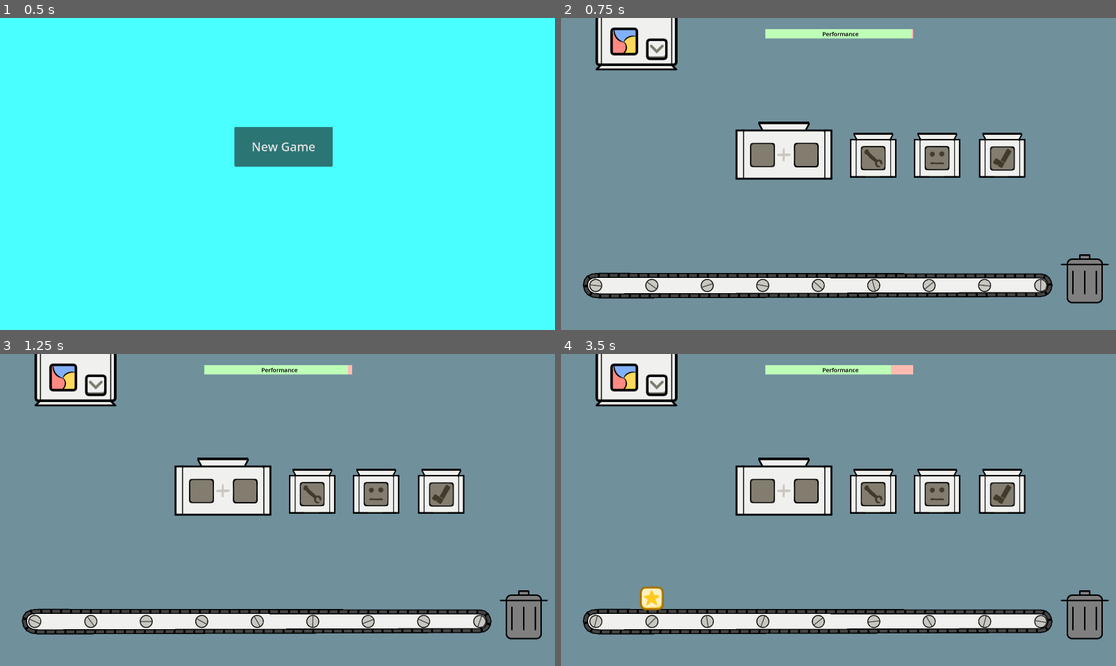
Above: before the commit, frames 1-4 (two rows, left to right).
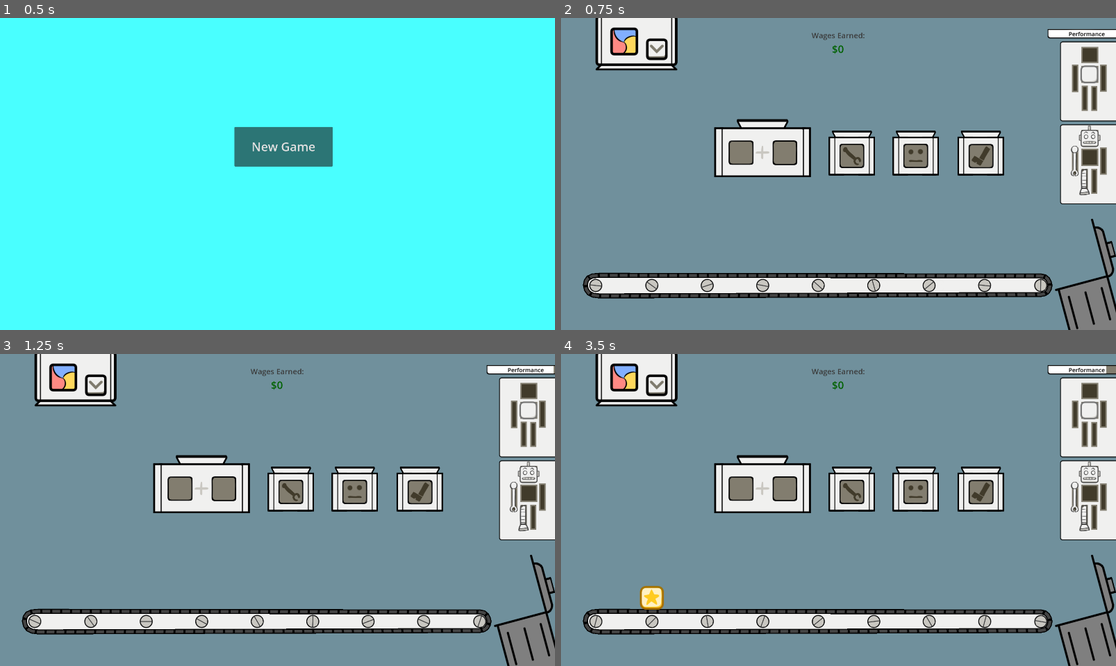
Above: after the commit, the same moments.

Repository: deejai/GodotWildJam53
Game: Godot game, scene res://Main/MainMenu.tscn
Same seed, same stepped clock (60 frames per second), same inputs: the game is played once before the commit and once after it.
Inputs (mouse positions are in pixels of both pictures, inside the frame that each line leads up to):
- Up to frame 1 (0.5 s): no input
- Up to frame 2 (0.75 s): click "New Game" at 0.5 s
- Up to frame 3 (1.25 s): no input
- Up to frame 4 (3.5 s): move the mouse to (960, 494) at 1.27 s; click (960, 494) at 1.42 s; tap Enter at 2 s; move the mouse to (727, 525) at 2.02 s; click (727, 525) at 2.17 s; move the mouse to (894, 441) at 2.77 s; click (894, 441) at 2.92 s

Frame 1 is identical in both runs. In frame 2, 16% of the frame differs, in the area x 27-100%, y 3-100%; in frame 3, 16%; in frame 4, 16%, in the area x 14-100%, y 3-100%.
Error in both runs: Invalid assignment of property or key 'playback_speed' with value of type 'float' on a base object of type 'AnimationPlayer'. (res://Main/Factory/ConveyorBelt/…

Commit message:
bunch of ui hooked up

Diff:
--- a/Main/Factory/ConveyorBelt/ConveyorBelt.tscn
+++ b/Main/Factory/ConveyorBelt/ConveyorBelt.tscn
@@ -1,4 +1,4 @@
-[gd_scene load_steps=11 format=3]
+[gd_scene load_steps=11 format=3 uid="uid://sdw3i0pl6i41"]
 
 [ext_resource type="Script" path="res://Main/Factory/ConveyorBelt/ConveyorBelt.gd" id="1_ib2k1"]
 [ext_resource type="Texture2D" uid="uid://dr5cob3rc7ui0" path="res://Main/Factory/ConveyorBelt/images/base.png" id="2_dhsgl"]
@@ -10,8 +10,9 @@
 shader = ExtResource("3_5rlkc")
 shader_parameter/offset = 0.0
 
-[sub_resource type="RectangleShape2D" id="RectangleShape2D_tqfym"]
-size = Vector2(1706, 86)
+[sub_resource type="CapsuleShape2D" id="CapsuleShape2D_vag4a"]
+radius = 45.0
+height = 1702.0
 
 [sub_resource type="Animation" id="Animation_pgw7x"]
 length = 0.001
@@ -321,7 +322,9 @@
 texture_mode = 1
 
 [node name="CollisionShape2D" type="CollisionShape2D" parent="."]
-shape = SubResource("RectangleShape2D_tqfym")
+position = Vector2(-3, 0)
+rotation = 1.57079
+shape = SubResource("CapsuleShape2D_vag4a")
 
 [node name="AnimationPlayer" type="AnimationPlayer" parent="."]
 autoplay = "active"
--- a/Main/Factory/Factory.gd
+++ b/Main/Factory/Factory.gd
@@ -71,11 +71,11 @@
 						grabbed_box.disable_gravity()
 						break
 			elif grabbed_box and !event.pressed:
-				if grabbed_box and !combiner_box1 and $CombinerRect1.get_global_rect().has_point(get_global_mouse_position()):
-					grabbed_box.snap_to($CombinerRect1.position + $CombinerRect1.size/2)
+				if grabbed_box and !combiner_box1 and $Combiner/Rect1.get_global_rect().has_point(get_global_mouse_position()):
+					grabbed_box.snap_to($Combiner/Rect1.position + $Combiner/Rect1.size/2)
 					combiner_box1 = grabbed_box
-				elif grabbed_box and !combiner_box2 and $CombinerRect2.get_global_rect().has_point(get_global_mouse_position()):
-					grabbed_box.snap_to($CombinerRect2.position + $CombinerRect2.size/2)
+				elif grabbed_box and !combiner_box2 and $Combiner/Rect2.get_global_rect().has_point(get_global_mouse_position()):
+					grabbed_box.snap_to($Combiner/Rect2.position + $Combiner/Rect2.size/2)
 					combiner_box2 = grabbed_box
 				elif grabbed_box and $HeadMaker.get_global_rect().has_point(get_global_mouse_position()):
 					grabbed_box.queue_free()
--- a/Main/Factory/Factory.tscn
+++ b/Main/Factory/Factory.tscn
@@ -6,10 +6,17 @@
 [ext_resource type="Texture2D" uid="uid://bs08phxdjf6ql" path="res://Assets/Combiner.png" id="4_ua00q"]
 [ext_resource type="Texture2D" uid="uid://c5ihnke3tudau" path="res://Assets/HeadMaker.png" id="5_8g3tn"]
 [ext_resource type="Texture2D" uid="uid://n3lmjmjt1lwm" path="res://Assets/LegMaker.png" id="6_lrvnr"]
-[ext_resource type="PackedScene" path="res://Main/Factory/ConveyorBelt/ConveyorBelt.tscn" id="7_vb6dy"]
+[ext_resource type="PackedScene" uid="uid://sdw3i0pl6i41" path="res://Main/Factory/ConveyorBelt/ConveyorBelt.tscn" id="7_vb6dy"]
 [ext_resource type="AudioStream" uid="uid://42qp48e14f3f" path="res://Assets/Sound/Music/main_theme.wav" id="8_xbghj"]
 [ext_resource type="Texture2D" uid="uid://m53a3gof5jyv" path="res://Assets/trash.png" id="9_48jpm"]
 [ext_resource type="AudioStream" uid="uid://cp4dteyv88xr" path="res://Assets/Conveyer Belt Ambient Loop.wav" id="9_vb24g"]
+[ext_resource type="Texture2D" uid="uid://pk1wcvu8fv0t" path="res://Assets/RightPanel/RobotPanel.png" id="11_cbc8v"]
+[ext_resource type="Texture2D" uid="uid://b2oercvspehsl" path="res://Assets/RightPanel/PanelProgressBar_empty.png" id="11_w12p7"]
+[ext_resource type="PackedScene" uid="uid://c3krvxbhafqms" path="res://Main/Factory/RobotComponents/Arm.tscn" id="12_fpyrt"]
+[ext_resource type="Texture2D" uid="uid://btlju8sm7p2xh" path="res://Assets/RightPanel/PanelProgressBar_full.png" id="12_tg4hy"]
+[ext_resource type="PackedScene" uid="uid://c1wxvf0y7q5pk" path="res://Main/Factory/RobotComponents/Head.tscn" id="13_hk7qe"]
+[ext_resource type="PackedScene" uid="uid://mag2xhr64h26" path="res://Main/Factory/RobotComponents/Leg.tscn" id="14_150uc"]
+[ext_resource type="PackedScene" uid="uid://cefeg0nvh6c5s" path="res://Main/Factory/RobotComponents/Body.tscn" id="17_v8rii"]
 
 [sub_resource type="SegmentShape2D" id="SegmentShape2D_wejcf"]
 a = Vector2(-49, -16)
@@ -23,30 +30,22 @@
 
 [sub_resource type="SegmentShape2D" id="SegmentShape2D_pcu7y"]
 a = Vector2(0, -443)
-b = Vector2(0, 364)
+b = Vector2(-1, 427)
 
 [sub_resource type="SegmentShape2D" id="SegmentShape2D_2qqv7"]
 a = Vector2(-938, -1)
 b = Vector2(794, -1)
 
+[sub_resource type="CapsuleShape2D" id="CapsuleShape2D_b67tu"]
+radius = 16.7489
+height = 490.183
+
+[sub_resource type="CapsuleShape2D" id="CapsuleShape2D_fbbo6"]
+radius = 22.0266
+height = 303.033
+
 [sub_resource type="RectangleShape2D" id="RectangleShape2D_bknhg"]
-size = Vector2(33.2072, 1482.1)
-
-[sub_resource type="Gradient" id="Gradient_qt1x8"]
-offsets = PackedFloat32Array(0)
-colors = PackedColorArray(1, 0.734185, 0.691036, 1)
-
-[sub_resource type="GradientTexture2D" id="GradientTexture2D_fmv74"]
-gradient = SubResource("Gradient_qt1x8")
-repeat = 1
-
-[sub_resource type="Gradient" id="Gradient_2iqte"]
-offsets = PackedFloat32Array(0)
-colors = PackedColorArray(0.748861, 1, 0.725282, 1)
-
-[sub_resource type="GradientTexture2D" id="GradientTexture2D_kli34"]
-gradient = SubResource("Gradient_2iqte")
-repeat = 1
+size = Vector2(52.6661, 185.292)
 
 [node name="Game" type="Node2D"]
 script = ExtResource("1_gfdr1")
@@ -63,7 +62,7 @@
 shape = SubResource("SegmentShape2D_wejcf")
 
 [node name="CollisionShape2D" type="CollisionShape2D" parent="StaticBody2D"]
-position = Vector2(890, 0)
+position = Vector2(1866, 0)
 shape = SubResource("WorldBoundaryShape2D_dm87u")
 
 [node name="CollisionShape2D2" type="CollisionShape2D" parent="StaticBody2D"]
@@ -71,12 +70,22 @@
 shape = SubResource("WorldBoundaryShape2D_6ythu")
 
 [node name="CollisionShape2D3" type="CollisionShape2D" parent="StaticBody2D"]
-position = Vector2(1920, 446)
+position = Vector2(1885, 443)
 shape = SubResource("SegmentShape2D_pcu7y")
 
 [node name="CollisionShape2D5" type="CollisionShape2D" parent="StaticBody2D"]
 position = Vector2(939, 1080)
 shape = SubResource("SegmentShape2D_2qqv7")
+
+[node name="CollisionShape2D6" type="CollisionShape2D" parent="StaticBody2D"]
+position = Vector2(1911, 925)
+rotation = -0.261799
+shape = SubResource("CapsuleShape2D_b67tu")
+
+[node name="CollisionShape2D7" type="CollisionShape2D" parent="StaticBody2D"]
+position = Vector2(1743, 1080)
+rotation = -0.261799
+shape = SubResource("CapsuleShape2D_fbbo6")
 
 [node name="BoxChute" type="TextureRect" parent="."]
 z_index = 100
@@ -86,33 +95,45 @@
 texture = ExtResource("2_xe1j2")
 
 [node name="Combiner" type="TextureRect" parent="."]
-offset_left = 603.0
-offset_top = 358.0
-offset_right = 939.0
-offset_bottom = 560.0
+offset_left = 529.0
+offset_top = 350.0
+offset_right = 865.0
+offset_bottom = 552.0
 texture = ExtResource("4_ua00q")
 
+[node name="Rect1" type="TextureRect" parent="Combiner"]
+offset_left = 53.0
+offset_top = 76.0
+offset_right = 135.0
+offset_bottom = 156.0
+
+[node name="Rect2" type="TextureRect" parent="Combiner"]
+offset_left = 205.0
+offset_top = 76.0
+offset_right = 286.0
+offset_bottom = 157.0
+
 [node name="ArmMaker" type="TextureRect" parent="."]
-offset_left = 999.0
-offset_top = 397.0
-offset_right = 1161.0
-offset_bottom = 553.0
+offset_left = 925.0
+offset_top = 389.0
+offset_right = 1087.0
+offset_bottom = 545.0
 size_flags_horizontal = 4
 texture = ExtResource("3_g8g88")
 
 [node name="HeadMaker" type="TextureRect" parent="."]
-offset_left = 1220.0
-offset_top = 397.0
-offset_right = 1382.0
-offset_bottom = 553.0
+offset_left = 1146.0
+offset_top = 389.0
+offset_right = 1308.0
+offset_bottom = 545.0
 size_flags_horizontal = 4
 texture = ExtResource("5_8g3tn")
 
 [node name="LegMaker" type="TextureRect" parent="."]
-offset_left = 1445.0
-offset_top = 397.0
-offset_right = 1607.0
-offset_bottom = 553.0
+offset_left = 1371.0
+offset_top = 389.0
+offset_right = 1533.0
+offset_bottom = 545.0
 size_flags_horizontal = 4
 texture = ExtResource("6_lrvnr")
 
@@ -128,48 +149,97 @@
 stream = ExtResource("8_xbghj")
 volume_db = -8.0
 
-[node name="CombinerRect1" type="TextureRect" parent="."]
-offset_left = 656.0
-offset_top = 434.0
-offset_right = 738.0
-offset_bottom = 514.0
-
-[node name="CombinerRect2" type="TextureRect" parent="."]
-offset_left = 808.0
-offset_top = 434.0
-offset_right = 889.0
-offset_bottom = 515.0
-
 [node name="Area2D" type="Area2D" parent="."]
 position = Vector2(1812, 903)
 
 [node name="Sprite2D" type="Sprite2D" parent="Area2D"]
+z_index = 50
+position = Vector2(9.00006, 3.99998)
+rotation = -0.261799
+scale = Vector2(1.45244, 1.45251)
 texture = ExtResource("9_48jpm")
 
 [node name="CollisionShape2D" type="CollisionShape2D" parent="Area2D"]
-position = Vector2(186, 167)
-rotation = 0.785397
+position = Vector2(55.567, 239.92)
+rotation = 1.309
 shape = SubResource("RectangleShape2D_bknhg")
+debug_color = Color(0.811765, 0.333333, 0.615686, 0.419608)
+
+[node name="ScoreLabel" type="Label" parent="."]
+offset_left = 890.0
+offset_top = 81.0
+offset_right = 1026.0
+offset_bottom = 134.0
+theme_override_colors/font_color = Color(0, 0.384314, 0, 1)
+theme_override_font_sizes/font_size = 36
+text = "$0"
+horizontal_alignment = 1
+vertical_alignment = 1
+
+[node name="ScoreLabelHeader" type="Label" parent="."]
+offset_left = 867.0
+offset_top = 39.0
+offset_right = 1052.0
+offset_bottom = 81.0
+theme_override_colors/font_color = Color(0.231373, 0.231373, 0.231373, 1)
+theme_override_font_sizes/font_size = 26
+text = "Wages Earned:"
+horizontal_alignment = 1
+vertical_alignment = 1
 
 [node name="HealthUI" type="Node2D" parent="."]
-position = Vector2(707, 39)
+position = Vector2(1683, 39)
 
 [node name="TextureProgressBar" type="TextureProgressBar" parent="HealthUI"]
 offset_right = 64.0
 offset_bottom = 64.0
-scale = Vector2(8, 0.5)
 value = 100.0
-texture_under = SubResource("GradientTexture2D_fmv74")
-texture_progress = SubResource("GradientTexture2D_kli34")
+texture_under = ExtResource("11_w12p7")
+texture_progress = ExtResource("12_tg4hy")
+metadata/_edit_use_anchors_ = true
 
 [node name="Label" type="Label" parent="HealthUI"]
-offset_left = 197.0
-offset_right = 317.0
+offset_left = 73.0
+offset_right = 199.0
 offset_bottom = 32.0
 theme_override_colors/font_color = Color(0, 0, 0, 1)
 theme_override_font_sizes/font_size = 20
 text = "Performance"
 horizontal_alignment = 1
 vertical_alignment = 1
+metadata/_edit_use_anchors_ = true
+
+[node name="RobotPanel1" type="TextureRect" parent="."]
+offset_left = 1727.0
+offset_top = 81.0
+offset_right = 1921.0
+offset_bottom = 358.0
+texture = ExtResource("11_cbc8v")
+expand_mode = 1
+stretch_mode = 4
+
+[node name="RobotPanel2" type="TextureRect" parent="."]
+offset_left = 1727.0
+offset_top = 368.0
+offset_right = 1921.0
+offset_bottom = 645.0
+texture = ExtResource("11_cbc8v")
+expand_mode = 1
+stretch_mode = 4
+
+[node name="Head" parent="." instance=ExtResource("12_fpyrt")]
+position = Vector2(1777, 494)
+
+[node name="Head2" parent="." instance=ExtResource("13_hk7qe")]
+position = Vector2(1828, 416)
+
+[node name="Head3" parent="." instance=ExtResource("14_150uc")]
+position = Vector2(1810, 568)
+
+[node name="Head5" parent="." instance=ExtResource("17_v8rii")]
+position = Vector2(3641, 694)
+
+[node name="Head4" parent="." instance=ExtResource("17_v8rii")]
+position = Vector2(1828, 195)
 
 [connection signal="body_entered" from="Area2D" to="." method="_on_area_2d_body_entered"]
--- /dev/null
+++ b/Main/Factory/RobotComponents/Body.tscn
@@ -0,0 +1,66 @@
+[gd_scene load_steps=10 format=3 uid="uid://cefeg0nvh6c5s"]
+
+[ext_resource type="Texture2D" uid="uid://ch1iut3jqabns" path="res://Assets/Box-Sheet.png" id="1_yo2wl"]
+
+[sub_resource type="AtlasTexture" id="AtlasTexture_73v5h"]
+atlas = ExtResource("1_yo2wl")
+region = Rect2(0, 0, 85, 85)
+
+[sub_resource type="AtlasTexture" id="AtlasTexture_g70y1"]
+atlas = ExtResource("1_yo2wl")
+region = Rect2(85, 0, 85, 85)
+
+[sub_resource type="AtlasTexture" id="AtlasTexture_2186k"]
+atlas = ExtResource("1_yo2wl")
+region = Rect2(170, 0, 85, 85)
+
+[sub_resource type="AtlasTexture" id="AtlasTexture_ug0td"]
+atlas = ExtResource("1_yo2wl")
+region = Rect2(255, 0, 85, 85)
+
+[sub_resource type="AtlasTexture" id="AtlasTexture_533g1"]
+atlas = ExtResource("1_yo2wl")
+region = Rect2(340, 0, 85, 85)
+
+[sub_resource type="AtlasTexture" id="AtlasTexture_pex87"]
+atlas = ExtResource("1_yo2wl")
+region = Rect2(425, 0, 85, 85)
+
+[sub_resource type="AtlasTexture" id="AtlasTexture_48g8o"]
+atlas = ExtResource("1_yo2wl")
+region = Rect2(510, 0, 85, 85)
+
+[sub_resource type="SpriteFrames" id="SpriteFrames_0nyd3"]
+animations = [{
+"frames": [{
+"duration": 1.0,
+"texture": SubResource("AtlasTexture_73v5h")
+}, {
+"duration": 1.0,
+"texture": SubResource("AtlasTexture_g70y1")
+}, {
+"duration": 1.0,
+"texture": SubResource("AtlasTexture_2186k")
+}, {
+"duration": 1.0,
+"texture": SubResource("AtlasTexture_ug0td")
+}, {
+"duration": 1.0,
+"texture": SubResource("AtlasTexture_533g1")
+}, {
+"duration": 1.0,
+"texture": SubResource("AtlasTexture_pex87")
+}, {
+"duration": 1.0,
+"texture": SubResource("AtlasTexture_48g8o")
+}],
+"loop": true,
+"name": &"default",
+"speed": 5.0
+}]
+
+[node name="Head" type="Node2D"]
+
+[node name="AnimatedSprite2D" type="AnimatedSprite2D" parent="."]
+scale = Vector2(0.75, 0.75)
+frames = SubResource("SpriteFrames_0nyd3")
--- a/Main/Factory/RobotComponents/Head.tscn
+++ b/Main/Factory/RobotComponents/Head.tscn
@@ -62,4 +62,5 @@
 [node name="Head" type="Node2D"]
 
 [node name="AnimatedSprite2D" type="AnimatedSprite2D" parent="."]
+scale = Vector2(0.9, 0.9)
 frames = SubResource("SpriteFrames_0nyd3")
--- a/Main/Factory/RobotComponents/Leg.tscn
+++ b/Main/Factory/RobotComponents/Leg.tscn
@@ -60,6 +60,7 @@
 }]
 
 [node name="Head" type="Node2D"]
+scale = Vector2(0.9, 0.9)
 
 [node name="AnimatedSprite2D" type="AnimatedSprite2D" parent="."]
 frames = SubResource("SpriteFrames_0nyd3")
Not shown, added: Assets/UI/Button_disabled.png.import
Not shown, added: Assets/UI/Button_focus.png.import
Not shown, added: Assets/UI/Button_hover.png.import
Not shown, added: Assets/UI/Button_normal.png.import
Not shown, added: Assets/UI/Button_pressed.png.import
Not shown, added: Assets/UI/Button_pressed_disabled.png.import
Not shown, added: Assets/UI/Panel.png.import
Binary file changed: Assets/trash.png
Not shown: 1 places in Main/Factory/Factory.tscn that only renumber resources
